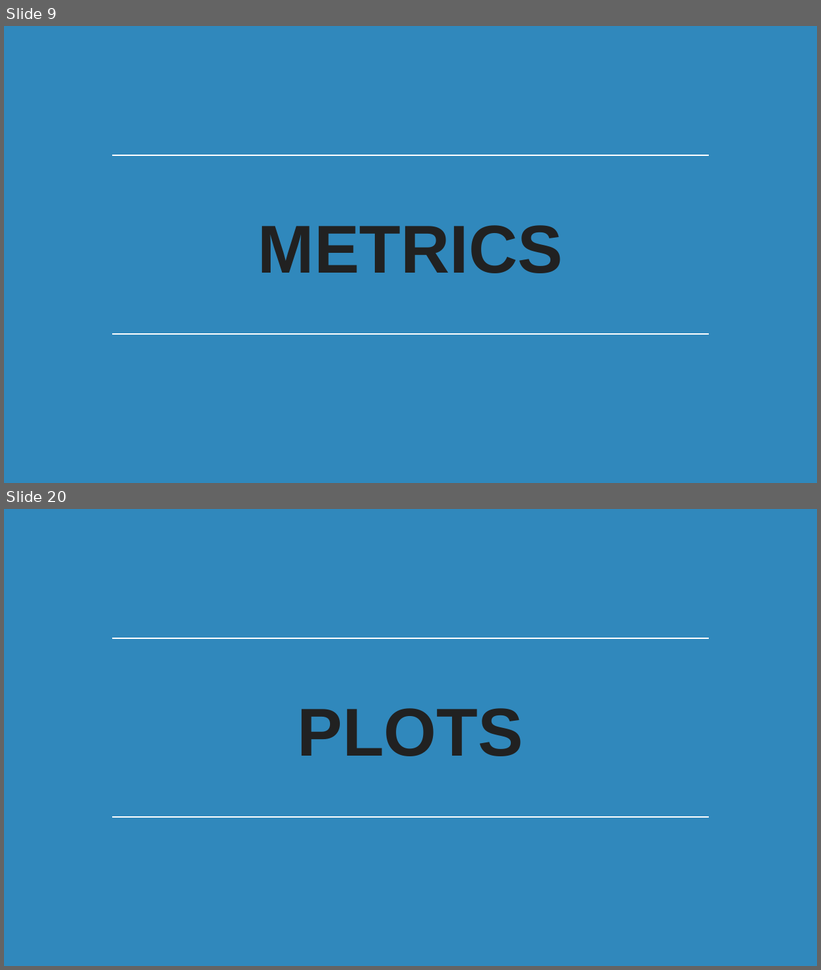
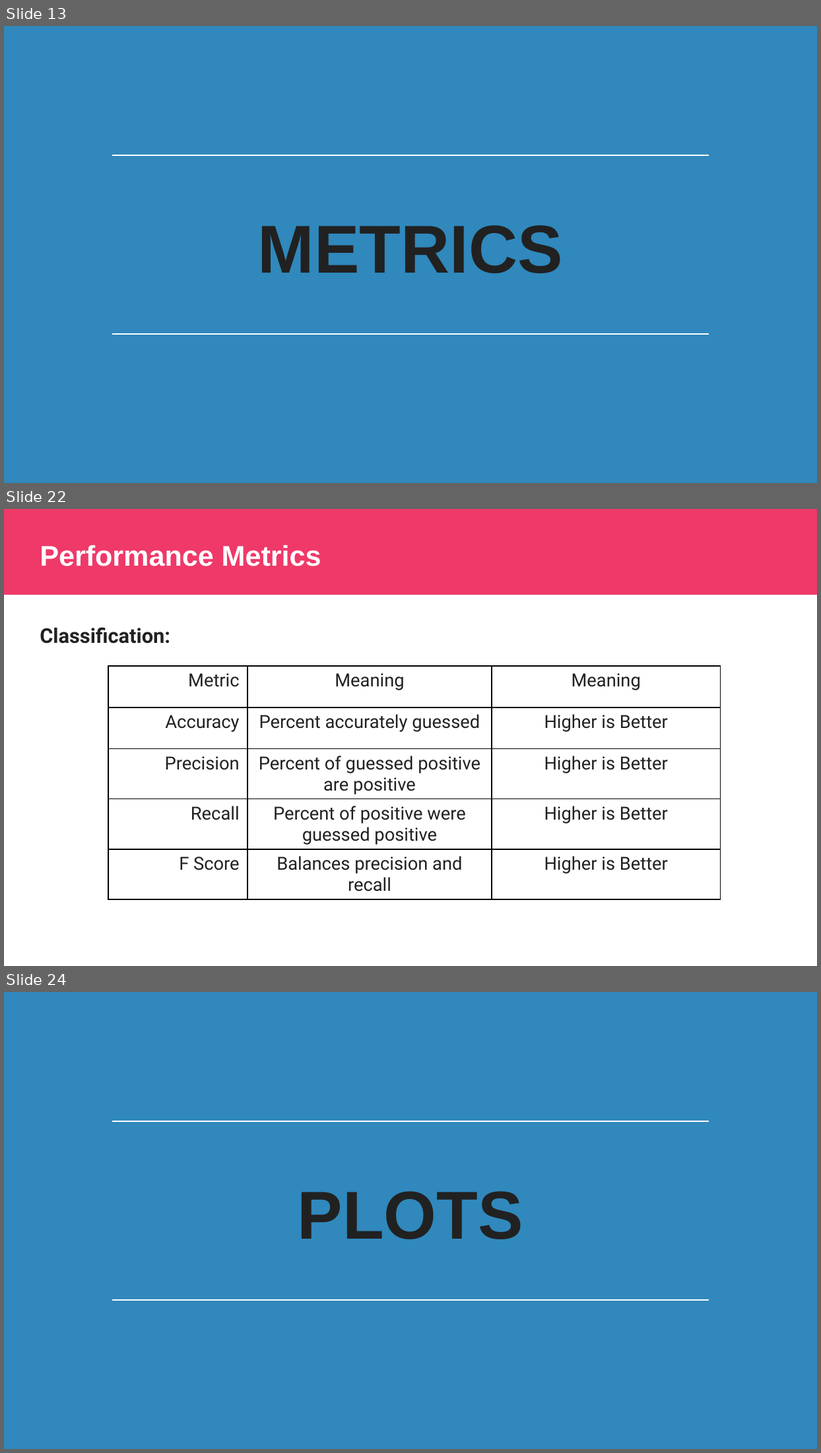
Before and after one commit to javediahmed/misc, a slide deck: Classification_Error_Metrics.pptx. Shown one above the other, each under a label of ours: slides 9 and 20 before the commit, slides 13, 22 and 24 after it; the slides between them are not shown. The pictures are 821x970 and 821x1453 pixels, drawn with LibreOffice and Linux fonts; fonts in the diff are those of the drawing; background and template pictures are left out. Boxes give left, top, right and bottom in pixels: in the first picture for what was removed or moved away, otherwise in the second. Text is boxed around its words. In the diff, an @@ line names an element or a change of style, - is before the commit and + after.

```diff
--- a/Classification_Error_Metrics.pptx
+++ b/Classification_Error_Metrics.pptx
@@ slide 22 added at [4, 509, 817, 966], background #FFFFFF @@
@@ rectangle added at [4, 509, 817, 595], fill #EF3969 @@
@@ title added at [40, 545, 321, 566], 25.2 pt, text #FFFFFF, bold @@
+Performance Metrics
@@ text added at [40, 627, 170, 644], 18 pt, text #212121, bold @@
+Classification:
@@ table added at [108, 666, 719, 904], 5 rows, 3 columns @@
+Metric | Meaning | Meaning
+Accuracy | Percent accurately guessed | Higher is Better
+Precision | Percent of guessed positive are positive | Higher is Better
+Recall | Percent of positive were guessed positive | Higher is Better
+F Score | Balances precision and recall | Higher is Better
@@ what was slide 9 is now slide 13 @@
@@ what was slide 20 is now slide 24 @@
```
Also in this commit, not shown: 1 slide changed, 18 other slides added, 1 slide removed.
